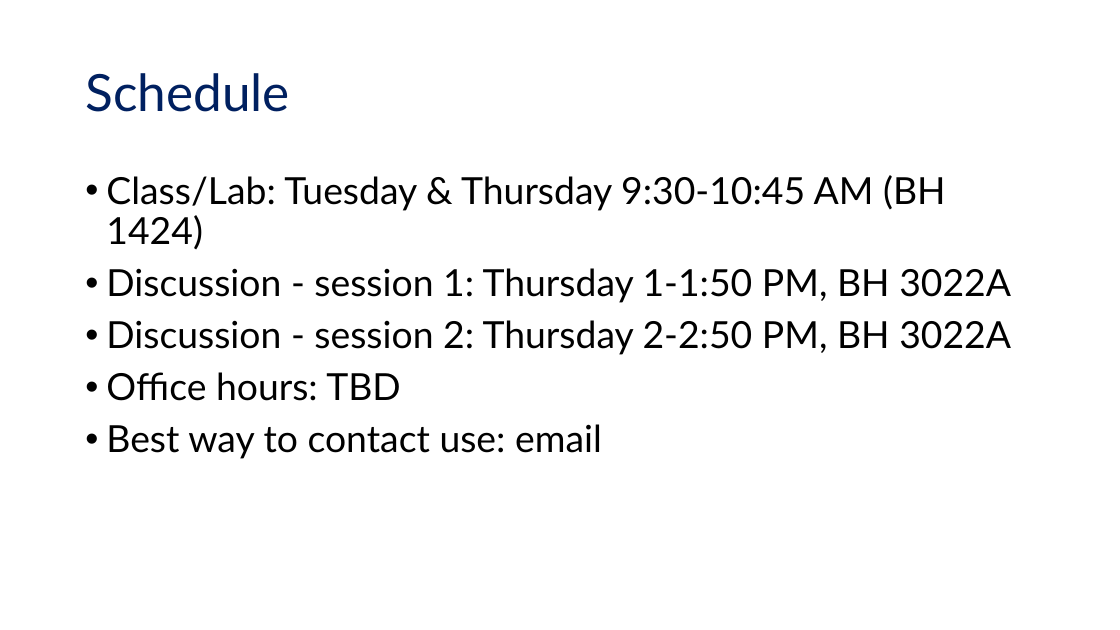
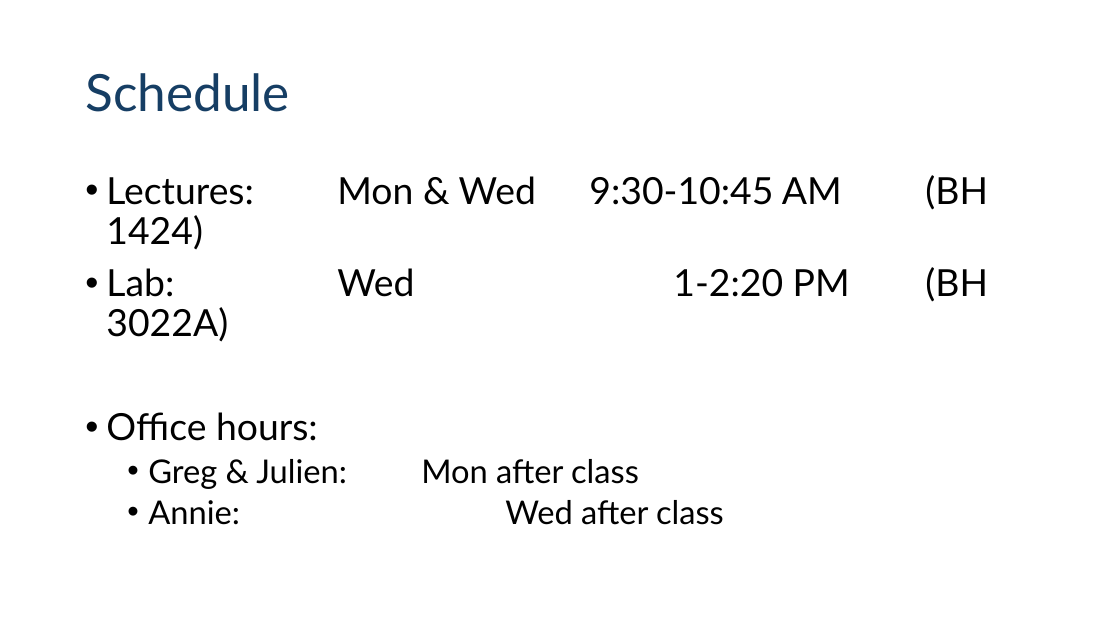
Before and after one commit to UCSB-Library-Research-Data-Services/bren-eds213, a slide deck: slide 4 of modules/week01/eds-213_intro.pptx (slide 3 before the commit). Drawn at 1120x630 pixels with LibreOffice and Linux fonts; fonts in the diff are those of the drawing. Boxes give left, top, right and bottom in pixels: in the first picture for what was removed or moved away, otherwise in the second. Text is boxed around its words. In the diff, an @@ line names an element or a change of style, - is before the commit and + after.

```diff
--- a/modules/week01/eds-213_intro.pptx
+++ b/modules/week01/eds-213_intro.pptx
@@ title "Schedule" at box(85, 73, 289, 112): text colour #002060 to #163E64 @@
@@ text at box(106, 175, 988, 525): text changed @@
-• Class/Lab: Tuesday & Thursday 9:30-10:45 AM (BH 1424)
-• Discussion - session 1: Thursday 1-1:50 PM, BH 3022A
-• Discussion - session 2: Thursday 2-2:50 PM, BH 3022A
-• Office hours: TBD
-• Best way to contact use: email
+• Lectures: Mon & Wed 9:30-10:45 AM (BH 1424)
+• Lab: Wed 1-2:20 PM (BH 3022A)
+• Office hours:
+  • Greg & Julien: Mon after class
+  • Annie: Wed after class
```
Also in this commit, not shown: 11 other slides changed, 1 slide added.
